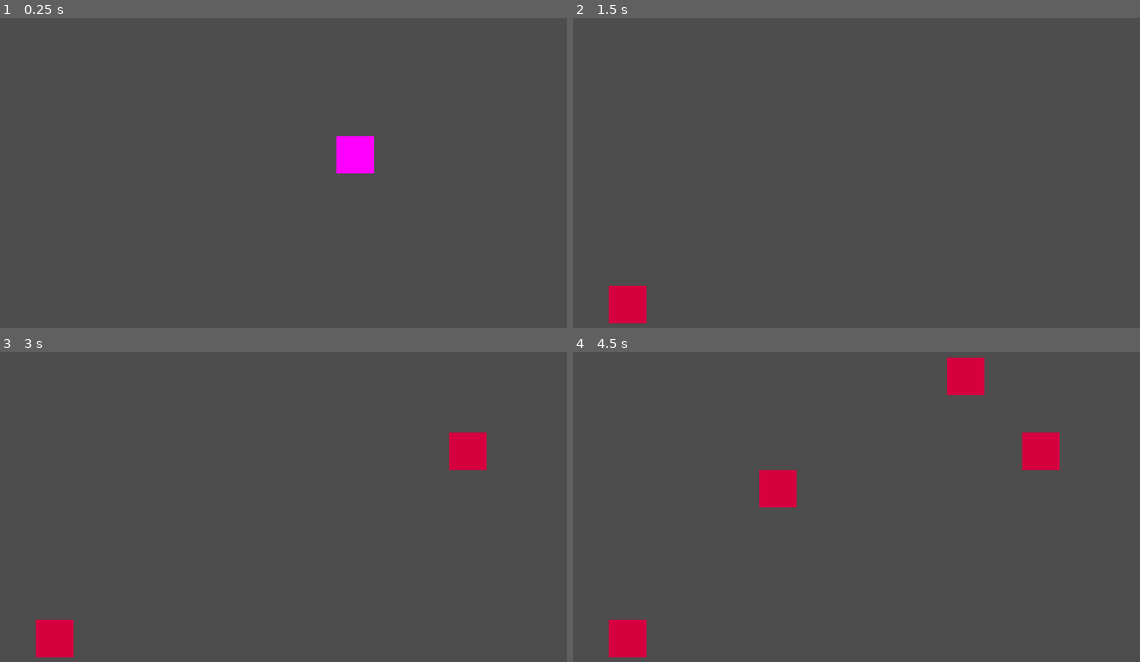
Above: before the commit, frames 1-4 (two rows, left to right).
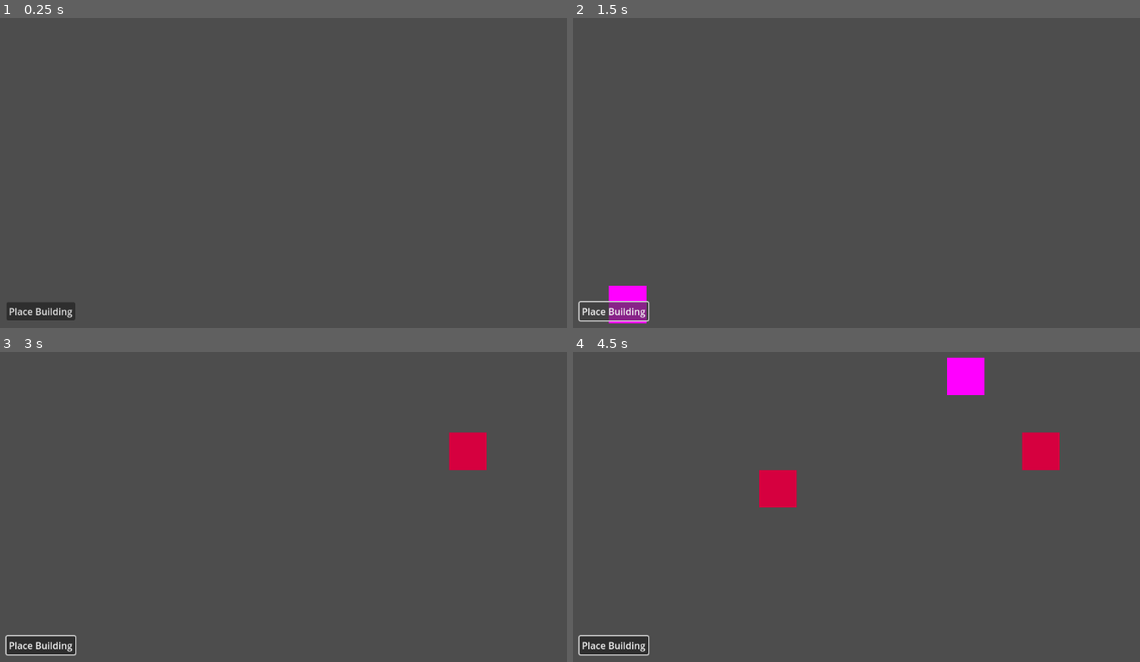
Above: after the commit, the same moments.

Repository: tiannahenrylewis/GodotGridCrashCourse
Game: Godot game, scene res://scenes/main.tscn
The game is run twice, just before and just after one commit, with the same random seed, the same clock (stepped at 60 frames per second) and the same inputs.
Inputs (mouse positions are in pixels of both pictures, inside the frame that each line leads up to):
- Up to frame 1 (0.25 s): no input
- Up to frame 2 (1.5 s): click (612, 312) at 0.5 s, where only the run after the commit has a clickable "Place Building"; click (612, 312) at 1.25 s, where only the run after the commit has a clickable "Place Building"
- Up to frame 3 (3 s): click (39, 646) at 2 s, where only the run after the commit has a clickable "Place Building"; tap Enter at 2.75 s; move the mouse to (487, 454) at 2.77 s; press the mouse at (487, 454) at 2.78 s
- Up to frame 4 (4.5 s): tap Space at 3.5 s; move the mouse to (771, 491) at 3.52 s; release the mouse at (771, 491) at 3.53 s; click (771, 491) at 3.6 s; tap Enter at 4.25 s; move the mouse to (975, 389) at 4.27 s; press the mouse at (975, 389) at 4.28 s

The runs differ from the first frame. In frame 1, 1.4% of the frame differs, in the area x 1-66%, y 37-98%; in frame 2, 1.0%; in frame 3, 1.2%; in frame 4, 2.0%, in the area x 0-73%, y 1-99%.

Commit message:
place building button

Diff:
--- a/godot-grid-crash-course/scenes/main.gd
+++ b/godot-grid-crash-course/scenes/main.gd
@@ -2,13 +2,14 @@
 
 @export var building_scene: PackedScene
 
-@onready var cursor: Sprite2D = %Cursor
+@onready var cursor: Sprite2D = $Cursor
+@onready var place_building_button: Button = $PlaceBuildingButton
 
 
 # Called when the node enters the scene tree for the first time.
 func _ready() -> void:
-	pass
-
+	place_building_button.pressed.connect(on_button_pressed)
+	cursor.visible = false
 
 # Called every frame. 'delta' is the elapsed time since the previous frame.
 func _process(delta: float) -> void:
@@ -18,9 +19,11 @@
 
 
 func _unhandled_input(event: InputEvent) -> void:
-	if (event.is_action_pressed("left_click")):
+	if (cursor.visible && event.is_action_pressed("left_click")):
 		# place building
 		place_building_at_mouse_position()
+		# hide cursor now that building has been placed
+		cursor.visible = false
 
 
 func get_mouse_grid_cell_position() -> Vector2:
@@ -38,3 +41,7 @@
 	add_child(building)
 	var grid_position = get_mouse_grid_cell_position()
 	building.global_position = grid_position * 64
+
+
+func on_button_pressed():
+	cursor.visible = true
--- a/godot-grid-crash-course/scenes/main.tscn
+++ b/godot-grid-crash-course/scenes/main.tscn
@@ -11,6 +11,12 @@
 building_scene = ExtResource("2_n61k6")
 
 [node name="Cursor" type="Sprite2D" parent="."]
-unique_name_in_owner = true
 texture = SubResource("PlaceholderTexture2D_chq5w")
 centered = false
+
+[node name="PlaceBuildingButton" type="Button" parent="."]
+offset_left = 14.0
+offset_top = 604.0
+offset_right = 131.0
+offset_bottom = 635.0
+text = "Place Building"
